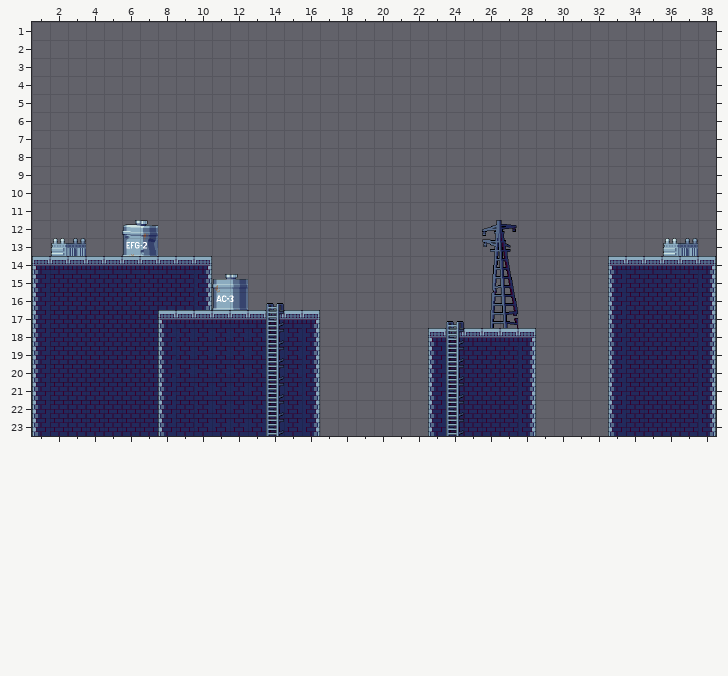
Two versions of a level (Tiled map, src/main/resources/maps/level2_midnightcity/map.tmx). The first picture shows the starting point.
Cells are 32x32 px. Shown: x 1..38, y 1..23.
New version:
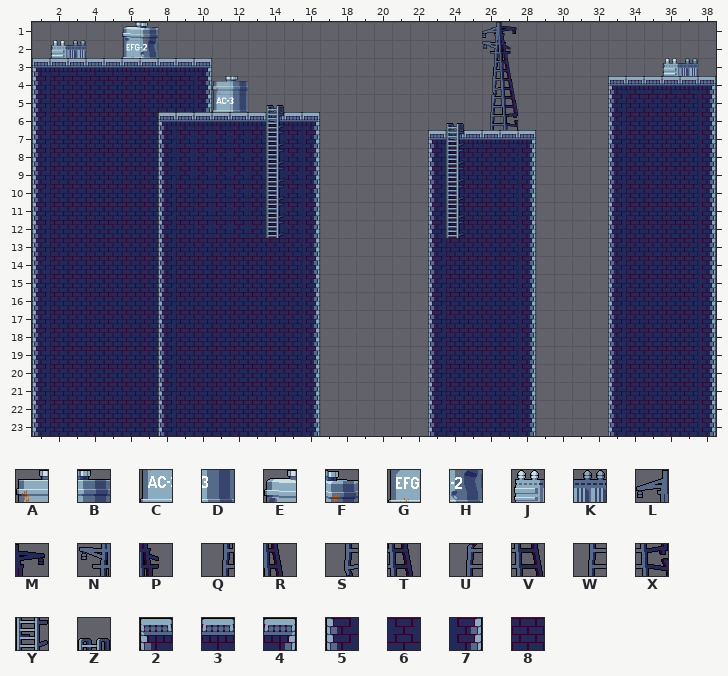
Key: from "24": A 0, B 1, C 2, D 3; from "25": E 0, F 1, G 2, H 3; from "26": J 0, K 1; from "4": L 0, M 1, N 2, P 3, Q 4, R 5, S 6, T 7, U 8, V 9, W 10, X 11; from "Ladder2": Y 0; from "Ladder3": Z 0; from "cityTile": 2 0, 3 1, 4 2, 5 8, 6 9, 7 10, 8 36.
_ is an empty cell, . an unchanged one.
Message: increasing midnight city map height and macing wepon spwan follow player
Diff:
--- layer "building4"
@@ x 33..38 @@
- 5 ______
- 6 ______
- 7 ______
- 8 ______
- 9 ______
-10 ______
-11 ______
-12 ______
-13 ______
-14 ______
+ 5 588887
+ 6 588887
+ 7 588887
+ 8 588887
+ 9 588887
+10 588887
+11 588887
+12 588887
+13 588887
+14 588887
--- layer "building3"
@@ x 23..28 @@
- 8 ______
- 9 ______
-10 ______
-11 ______
-12 ______
-13 ______
-14 ______
-15 ______
-16 ______
-17 ______
-18 ______
+ 8 588887
+ 9 588887
+10 588887
+11 588887
+12 588887
+13 588887
+14 588887
+15 588887
+16 588887
+17 588887
+18 588887
--- layer "building1"
@@ x 1..10 @@
- 4 __________
- 5 __________
- 6 _______...
- 7 _______...
- 8 _______...
- 9 _______...
-10 _______...
-11 _______...
-12 _______...
-13 _______...
-14 _______...
+ 4 5888888887
+ 5 5888888887
+ 6 5888888...
+ 7 5888888...
+ 8 5888888...
+ 9 5888888...
+10 5888888...
+11 5888888...
+12 5888888...
+13 5888888...
+14 5888888...
--- layer "building2"
@@ x 8..16 @@
- 7 _________
- 8 _________
- 9 _________
-10 _________
-11 _________
-12 _________
-13 _________
-14 _________
-15 _._______
-16 _._______
-17 _________
-18 .6666666.
-19 .6666666.
-20 .6666666.
-21 ..666666.
-22 ..666666.
-23 ..666666.
+ 7 566666667
+ 8 566666667
+ 9 566666667
+10 586666667
+11 586666667
+12 586666667
+13 588888887
+14 588888887
+15 5.8888887
+16 5.8888887
+17 588888887
+18 .8888888.
+19 .8888888.
+20 .8888888.
+21 ..888888.
+22 ..888888.
+23 ..888888.
--- layer "ground"
@@ x 1..38 @@
- 3 __________............................
- 4 ................................______
+ 3 2333333334............................
+ 4 ................................233334
@@ x 8..28 @@
- 6 _________............
- 7 ...............______
+ 6 233333334............
+ 7 ...............233334
@@ x 1..38 @@
-14 2333333334......................233334
+14 __________......................______
@@ x 8..28 @@
-17 233333334............
-18 ...............233334
+17 _________............
+18 ...............______
--- layer "decorations"
@@ x 2..37 @@
- 1 ....__..................__..........
- 2 __..__..................__..........
- 3 ........................__........__
- 4 .........__.............__..........
- 5 .........__.............__..........
- 6 ........................__..........
+ 1 ....EF..................LM..........
+ 2 JK..GH..................NP..........
+ 3 ........................QR........JK
+ 4 .........AB.............ST..........
+ 5 .........CD.............UV..........
+ 6 ........................WX..........
@@ x 2..37 @@
-12 ....EF..................LM..........
-13 JK..GH..................NP........JK
-14 ........................QR..........
-15 .........AB.............ST..........
-16 .........CD.Z...........UV..........
-17 ............Y.........Z.WX..........
-18 ............Y.........Y.............
-19 ............Y.........Y.............
-20 ............Y.........Y.............
-21 ............Y.........Y.............
-22 ............Y.........Y.............
-23 ............Y.........Y.............
+12 ....__..................__..........
+13 __..__..................__........__
+14 ........................__..........
+15 .........__.............__..........
+16 .........__._...........__..........
+17 ............_........._.__..........
+18 ............_........._.............
+19 ............_........._.............
+20 ............_........._.............
+21 ............_........._.............
+22 ............_........._.............
+23 ............_........._.............
--- layer "platform1"
@@ x 14..24 @@
- 5 _..........
- 6 _........._
- 7 _........._
- 8 _........._
- 9 _........._
-10 _........._
-11 _........._
-12 _........._
+ 5 Z..........
+ 6 Y.........Z
+ 7 Y.........Y
+ 8 Y.........Y
+ 9 Y.........Y
+10 Y.........Y
+11 Y.........Y
+12 Y.........Y
